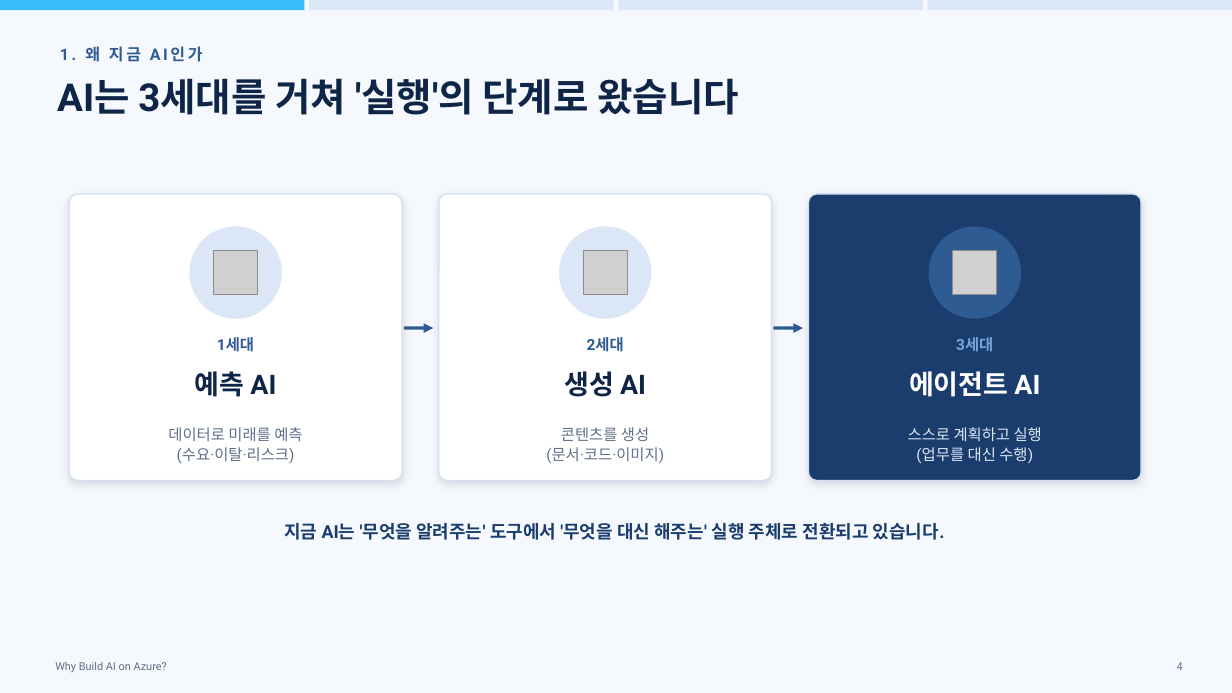
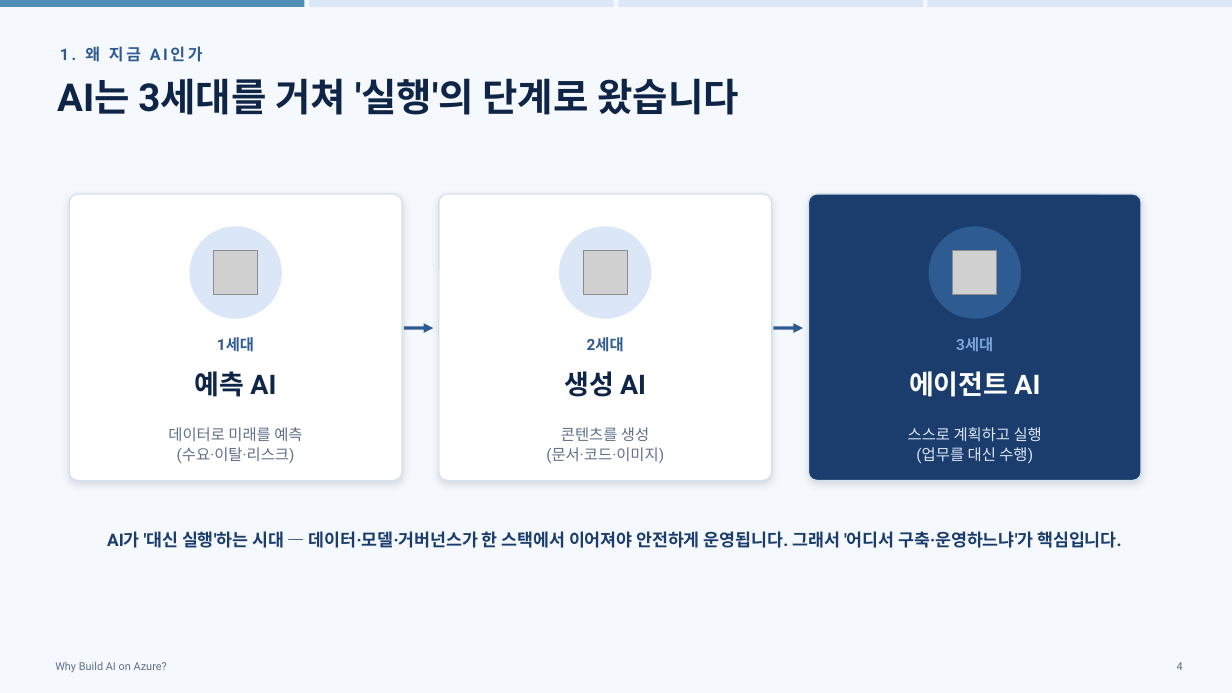
Before and after one commit to hijigoo/why-build-ai-on-azure, a slide deck: slide 4 of PROD-why-build-ai-on-azure.pptx. Drawn at 1232x693 pixels with LibreOffice and Linux fonts; fonts in the diff are those of the drawing; grey boxes stand for pictures. Boxes give left, top, right and bottom in pixels: in the first picture for what was removed or moved away, otherwise in the second. Text is boxed around its words. In the diff, an @@ line names an element or a change of style, - is before the commit and + after.

```diff
--- a/PROD-why-build-ai-on-azure.pptx
+++ b/PROD-why-build-ai-on-azure.pptx
@@ rectangle: place and size @@
-rectangle at [0,0,305,10]
+rectangle at [0,0,305,6]
@@ rectangle at [0,0,305,6]: fill #38BDF8 to #4F8FB6 @@
@@ rectangle: place and size @@
-rectangle at [310,0,615,10]
+rectangle at [310,0,615,6]
@@ rectangle: place and size @@
-rectangle at [618,0,923,10]
+rectangle at [618,0,923,6]
@@ rectangle: place and size @@
-rectangle at [928,0,1232,10]
+rectangle at [928,0,1232,6]
@@ text at [107,531,1121,548]: text changed; size 14 to 13.5 pt @@
-지금 AI는 '무엇을 알려주는' 도구에서 '무엇을 대신 해주는' 실행 주체로 전환되고 있습니다.
+AI가 '대신 실행'하는 시대 — 데이터·모델·거버넌스가 한 스택에서 이어져야 안전하게 운영됩니다. 그래서 '어디서 구축·운영하느냐'가 핵심입니다.
```
Also in this commit, not shown: 30 other slides changed, 1 slide added, 2 other files.
